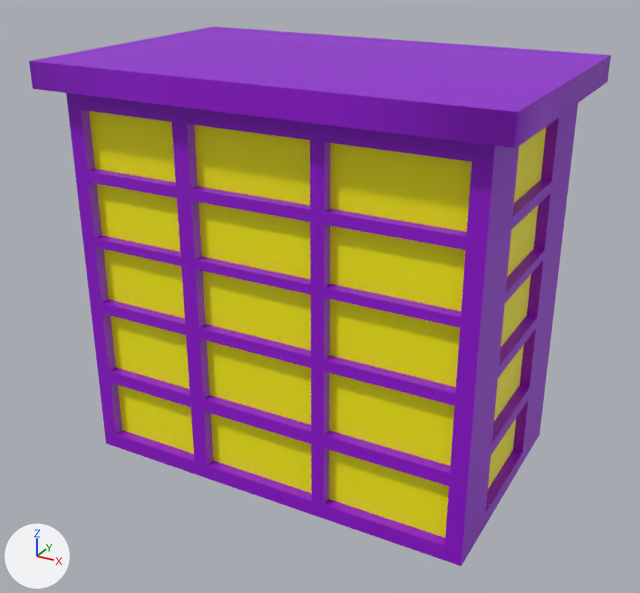
Before and after pictures for a commit that changed the FBX model Assets/Meshes/Building_Medium_Side_002.fbx.
The view is the same before and after, from a 50 mm camera at (38.8, -19.7, -9.2) aimed at (0.1, 50.5, -44.3). Every picture has the same lights, and +X, +Y and +Z are marked at lower left. Where no turn or scale is listed for an object, it has been applied to the vertices.

Before the edit, the objects in view are built like this:
```python
me_mesh = bpy.data.meshes.new('Mesh')
me_mesh.from_pydata(...)  # 370 vertices, 396 faces; spans x -22.0..22.0, y -2.0..26.0, z 0.0..40.0
# faces by material slot: [356, 40]
me_mesh.materials.append(mat_mainbuilding)  # purple #9300d5
me_mesh.materials.append(mat_windows)  # yellow #fff700
ob_building_medium_side_002 = bpy.data.objects.new('Building_Medium_Side_002', me_mesh)
ob_building_medium_side_002.location = (0.0, 39.8, -61.6)
```
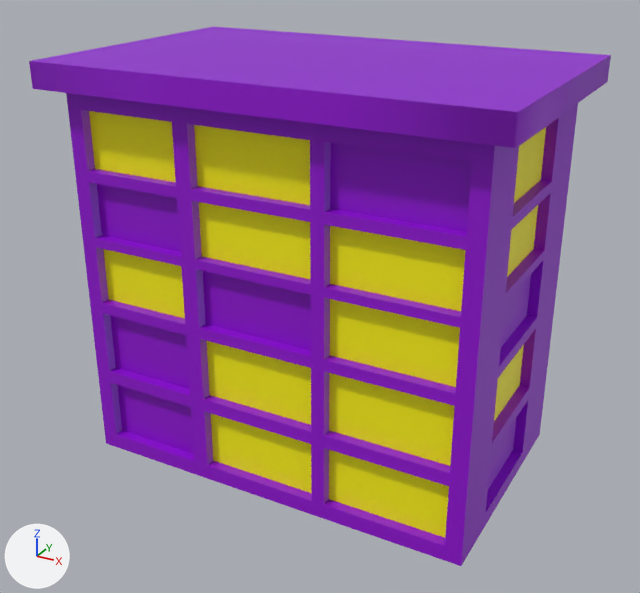
Location of each change, (x1, y1, x2, y2) in pixels of the pictures (640 x 593 px):
```json
{"part": 1, "of": "me_mesh", "change": "recoloured", "before": [97, 184, 311, 454], "after": [97, 184, 311, 454], "on screen": "yellow to purple"}
{"part": 2, "of": "me_mesh", "change": "recoloured", "before": [501, 275, 531, 347], "after": [501, 275, 531, 347], "on screen": "yellow to purple"}
{"part": 3, "of": "me_mesh", "change": "recoloured", "before": [330, 143, 472, 232], "after": [330, 143, 472, 232], "on screen": "yellow to purple"}
{"part": 4, "of": "me_mesh", "change": "recoloured", "before": [488, 419, 516, 489], "after": [488, 419, 516, 489], "on screen": "yellow to purple"}
```

The change, as JSON lines over the scene's bpy script:
```json
{"block": "me_mesh", "where": "me_mesh.from_pydata(...)  # 370 vertices, 396 faces; spans x -22.0..22.0, y -2.0..26.0, z 0.0..40.0"}
{"block": "me_mesh", "where": "# used by ob_building_medium_side_002; location = (0.0, 39.8, -61.6)"}
{"block": "me_mesh", "change": "me_mesh part 1: 8 of the faces centred in x -19.0..-0.8, y 1.0..23.0, z 4.7..26.2 switch from mat_windows (yellow #fff700) to mat_mainbuilding (purple #9300d5)"}
{"block": "me_mesh", "change": "me_mesh part 2: 3 of the faces centred in x 12.4..19.0, y 11.7..23.0, z 19.7..32.9 switch from mat_windows (yellow #fff700) to mat_mainbuilding (purple #9300d5)"}
{"block": "me_mesh", "change": "me_mesh part 3: 1 of the faces centred in x 12.4, y 1.0, z 32.9 switch from mat_windows (yellow #fff700) to mat_mainbuilding (purple #9300d5)"}
{"block": "me_mesh", "change": "me_mesh part 4: 1 of the faces centred in x 19.0, y 11.7, z 4.7 switch from mat_windows (yellow #fff700) to mat_mainbuilding (purple #9300d5)"}
```
